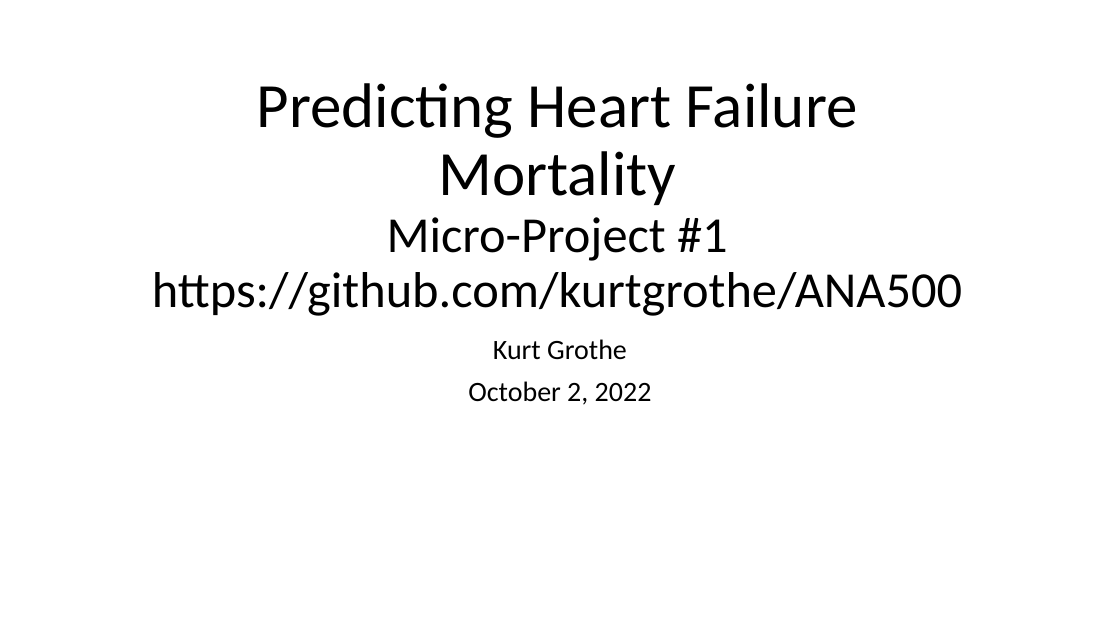
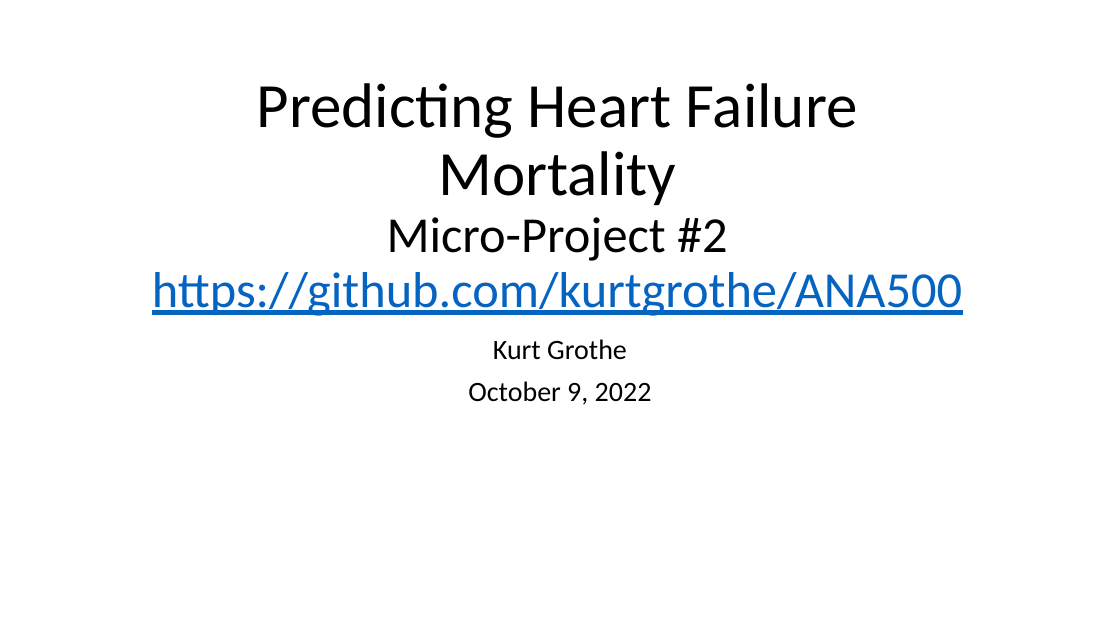
Before and after one commit to kurtgrothe/ANA500, a slide deck: slide 1 of Grothe_ANA500_Micro-Project.pptx. Drawn at 1120x630 pixels with LibreOffice and Linux fonts; fonts in the diff are those of the drawing. Boxes give left, top, right and bottom in pixels: in the first picture for what was removed or moved away, otherwise in the second. Text is boxed around its words. In the diff, an @@ line names an element or a change of style, - is before the commit and + after.

```diff
--- a/Grothe_ANA500_Micro-Project.pptx
+++ b/Grothe_ANA500_Micro-Project.pptx
@@ title at box(152, 83, 962, 316): text changed @@
-Predicting Heart Failure Mortality
-Micro-Project #1
-https://github.com/kurtgrothe/ANA500
+Predicting Heart Failure Mortality
+Micro-Project #2
+https://github.com/kurtgrothe/ANA500
@@ subtitle at box(468, 381, 652, 405): text changed @@
-October 2, 2022
+October 9, 2022
```
Also in this commit, not shown: 4 other slides changed, 5 slides added, 1 other file.
